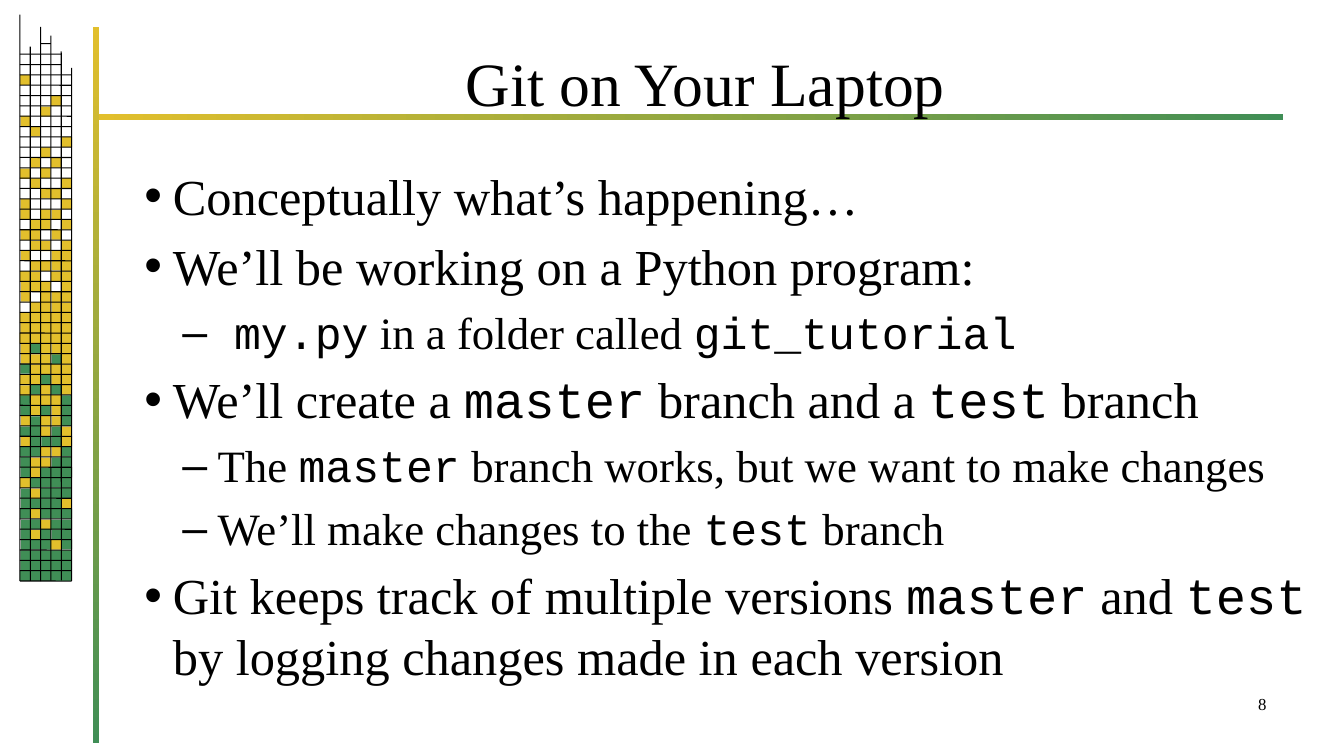
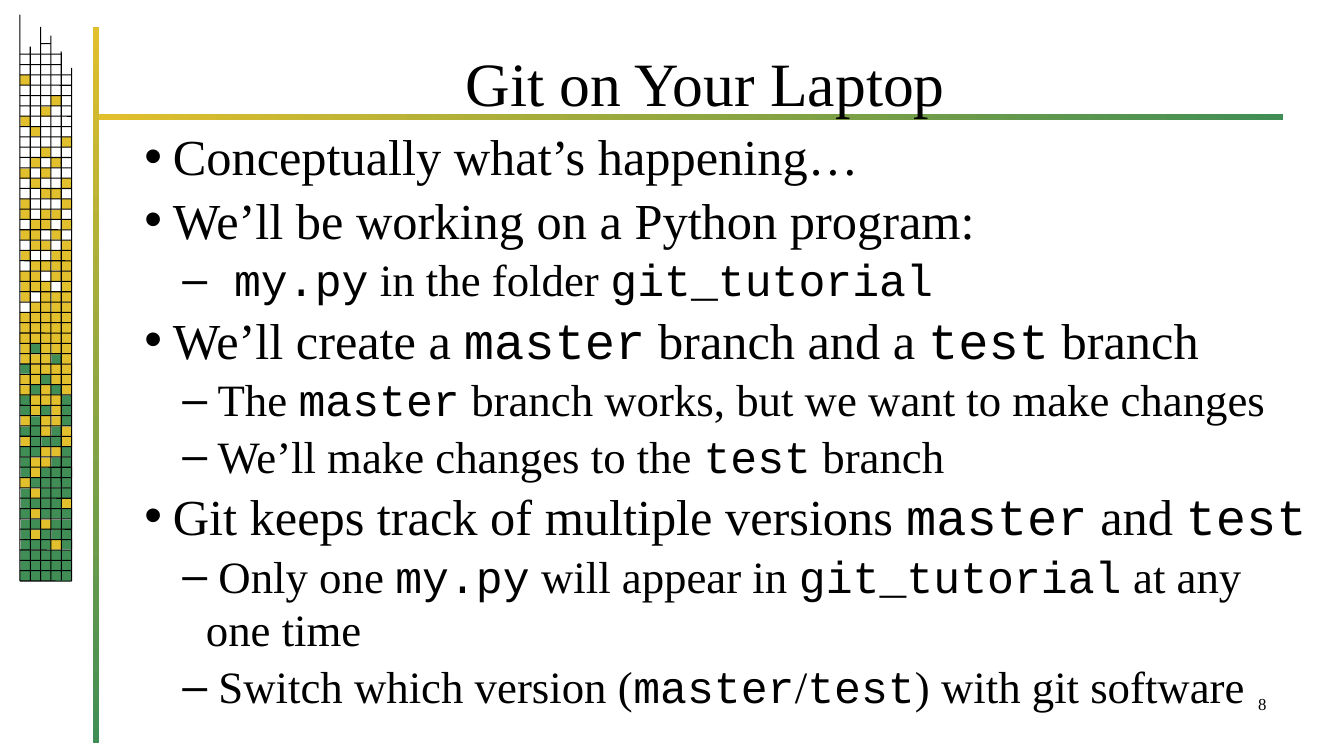
Before and after one commit to jrb28/git, a slide deck: slide 8 of 26bGit.pptx. Drawn at 1344x756 pixels with LibreOffice and Linux fonts; fonts in the diff are those of the drawing; background and template pictures are left out. Boxes give left, top, right and bottom in pixels: in the first picture for what was removed or moved away, otherwise in the second. Text is boxed around its words. In the diff, an @@ line names an element or a change of style, - is before the commit and + after.

```diff
--- a/26bGit.pptx
+++ b/26bGit.pptx
@@ text "Conceptually what’s happening…": place and size @@
-text "Conceptually what’s happening…" at [173, 180, 1307, 686]
+text "Conceptually what’s happening…" at [173, 140, 1307, 713]
@@ text at [173, 140, 1265, 482]: less space between paragraphs @@
@@ text at [234, 264, 933, 306]: text changed @@
-  – my.py in a folder called git_tutorial
+  – my.py in the folder git_tutorial
@@ text at [173, 499, 1307, 713]: text changed; size 36 to 32 pt @@
-• Git keeps track of multiple versions master and test by logging changes made in each version
+• Git keeps track of multiple versions master and test
+  – Only one my.py will appear in git_tutorial at any one time
+  – Switch which version (master/test) with git software
```
Also in this commit, not shown: 22 other slides changed, 1 other file.
